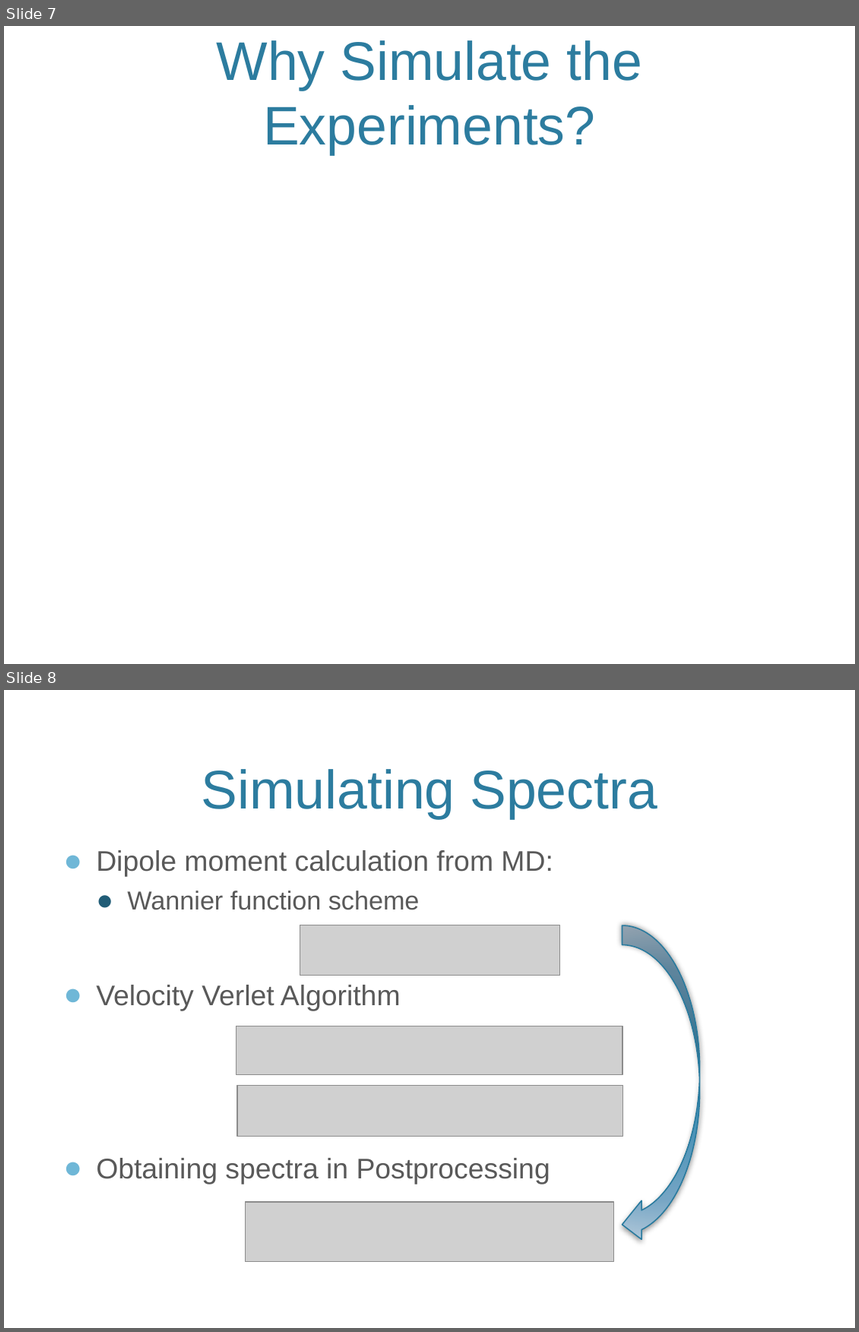
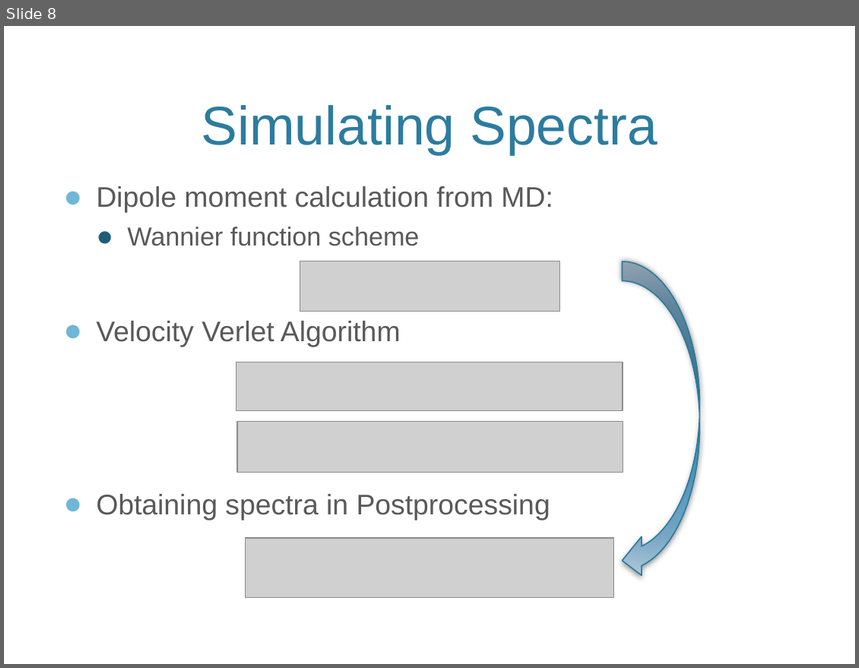
Before and after one commit to jjradler/565projectSp16, a slide deck: 565Presentation.pptx. Shown one above the other, each under a label of ours: slides 7 and 8 before the commit, slide 8 after it. The pictures are 859x1332 and 859x668 pixels, drawn with LibreOffice and Linux fonts; fonts in the diff are those of the drawing; grey boxes stand for pictures; background and template pictures are left out. Boxes give left, top, right and bottom in pixels: in the first picture for what was removed or moved away, otherwise in the second. Text is boxed around its words. In the diff, an @@ line names an element or a change of style, - is before the commit and + after.

```diff
--- a/565Presentation.pptx
+++ b/565Presentation.pptx
@@ slide 7 removed at box(4, 26, 855, 664), background picture (left out) @@
@@ title removed at box(217, 40, 642, 155) @@
-Why Simulate the Experiments?
```
Also in this commit, not shown: 3 slides changed, 3 slides added, 3 other slides removed.
